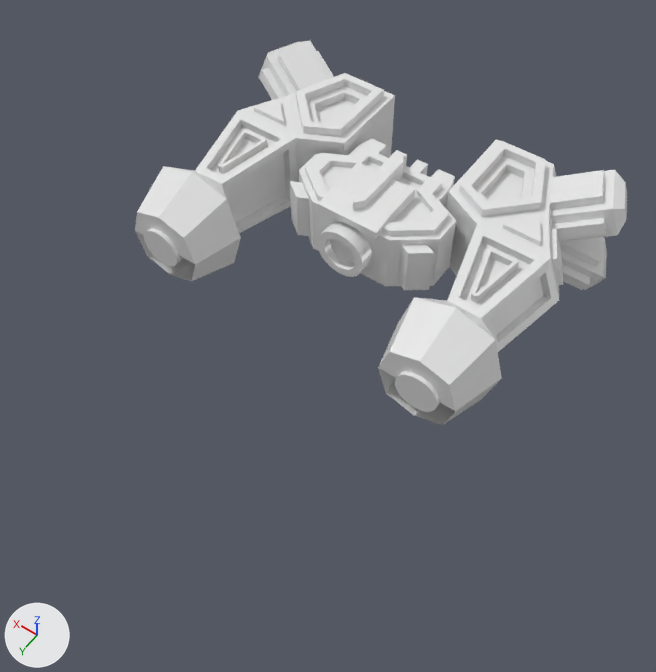
Renders of the OBJ model CSE125Group2Game/CSE125Group2Game/models/enemy/mainEnemyShip/enemyship.obj from each side of a commit.
The view is the same before and after, from a 50 mm lens placed at (-7.71, 12.24, 14.54), pointed at (-0.51, 2.15, -1.3). Lighting does not change. The marker at lower left points along +X, +Y and +Z. Where no turn or scale is listed for an object, it has been applied to the vertices. Vertices at the same position are counted once.

The first picture shows 'Body-camera_Cylinder.001', 'Body-helmet_Cube.002', 'Body_Cube.001', 'Left-arm-cylinder-difference_Cylinder.003', 'Left-arm_Cube.004', 'Right-arm_Cube.006'.
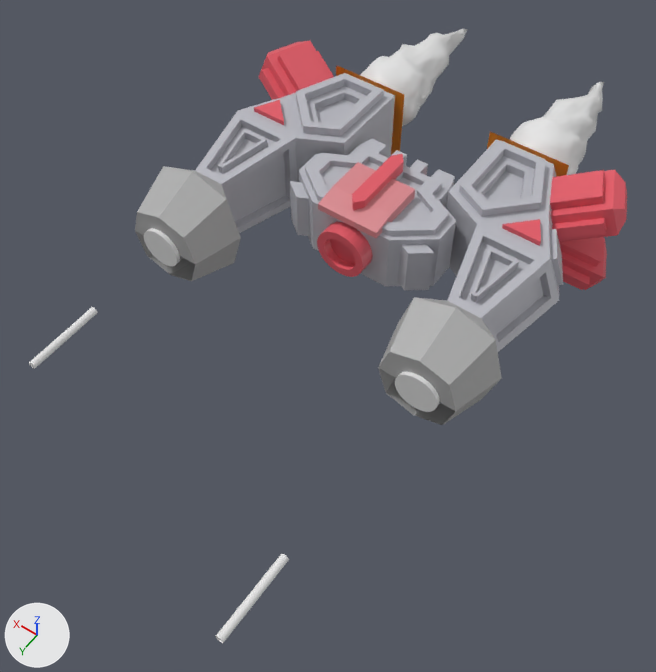
Pixel boxes (x1, y1, x2, y2) of what changed, in the pictures (656 x 672 px):
'flame_Icosphere.005', added
    after: (510, 82, 604, 175)
'flame.001_Icosphere.003', added
    after: (360, 29, 467, 126)
'Body-helmet_Cube.002', recoloured (white to pink)
    both: (318, 162, 415, 238)
'Body-camera_Cylinder.001', recoloured (grey to red)
    both: (317, 222, 372, 277)
'Laser2_Circle.001', added
    after: (215, 554, 289, 643)
'EmberEmitter.001_Plane.001', added
    after: (336, 65, 404, 155)
'Laser_Circle', added
    after: (29, 307, 98, 369)
'EmberEmitter_Plane', added
    after: (487, 132, 569, 177)
part 1 of me_body_cube_001, recoloured (white to grey)
    both: (290, 139, 456, 290)
part 2 of me_body_cube_001, recoloured (white to red)
    both: (352, 154, 404, 211)
part 3 of me_left_arm_cube_004, recoloured (white to grey)
    both: (446, 139, 563, 352)
part 4 of me_left_arm_cube_004, recoloured (white to grey)
    both: (378, 297, 502, 425)
part 5 of me_left_arm_cube_004, recoloured (white to red)
    both: (502, 170, 627, 290)
part 6 of me_right_arm_cube_006, recoloured (white to grey)
    both: (195, 73, 395, 233)
part 7 of me_right_arm_cube_006, recoloured (white to grey)
    both: (135, 166, 241, 281)
part 8 of me_right_arm_cube_006, recoloured (white to red)
    both: (254, 41, 334, 125)

Edits to the bpy script that builds the scene:
```text
Add mat_cockpit_body:
    mat_cockpit_body = principled_material('Cockpit-body')
    mat_cockpit_body.base_color = (0.476, 0.476, 0.522)  # light grey #b7b7bf
    mat_cockpit_body.roughness = 0.526
Add mat_silver:
    mat_silver = principled_material('Silver')
    mat_silver.base_color = (0.418, 0.418, 0.418)  # grey #adadad
    mat_silver.roughness = 0.526
Change me_body_camera_cylinder_001:
    where me_body_camera_cylinder_001.from_pydata(...)  # 160 vertices, 130 faces; spans x -0.607..0.607, y 0.629..1.002, z -0.607..0.607
    remove me_body_camera_cylinder_001.materials.append(mat_none)  # white #e7e7e7
    add me_body_camera_cylinder_001.materials.append(mat_wings)  # red #e05865
Change me_body_helmet_cube_002:
    where me_body_helmet_cube_002.from_pydata(...)  # 12 vertices, 10 faces; spans x -0.75..0.75, y -0.75..0.75, z 0.74..1.0
    remove me_body_helmet_cube_002.materials.append(mat_none)  # white #e7e7e7
    add me_body_helmet_cube_002.materials.append(mat_headplate)  # pink #d8878d
Change me_body_cube_001:
    where me_body_cube_001.from_pydata(...)  # 150 vertices, 129 faces, 4 loose edges; spans x -1.89..1.9, y -1.87..0.63, z -0.74..1.18
    me_body_cube_001 part 1: 113 faces spanning x -1.89..1.9, y -1.87..0.63, z -0.74..0.89 switch from mat_material_001 (white #e7e7e7) to mat_cockpit_body (light grey #b7b7bf)
    me_body_cube_001 part 2: 16 faces spanning x -0.69..0.16, y -1.87..0.53, z -0.74..1.18 switch from mat_material_001 (white #e7e7e7) to mat_wings (red #e05864)
Change me_left_arm_cube_004:
    where me_left_arm_cube_004.from_pydata(...)  # 396 vertices, 357 faces, 1 loose edge; spans x -4.83..-0.25, y -3.61..3.05, z -1.31..1.4
    me_left_arm_cube_004 part 3: 244 faces spanning x -4.49..-1.37, y -3.42..1.86, z -1.31..1.2 switch from mat_none (white #e7e7e7) to mat_cockpit_body (light grey #b7b7bf)
    me_left_arm_cube_004 part 4: 22 faces spanning x -4.48..-2.07, y 1.43..3.05, z -1.31..1.31 switch from mat_none (white #e7e7e7) to mat_silver (grey #adadad)
    me_left_arm_cube_004 part 5: 59 faces spanning x -4.83..-2.81, y -3.61..-0.8, z -1.29..1.4 switch from mat_none (white #e7e7e7) to mat_wings (red #e05864)
    add me_left_arm_cube_004.materials.append(mat_base)  # dark blue #344250
Change me_right_arm_cube_006:
    where me_right_arm_cube_006.from_pydata(...)  # 396 vertices, 357 faces, 1 loose edge; spans x 0.25..4.83, y -3.61..3.05, z -1.31..1.4
    me_right_arm_cube_006 part 6: 240 faces spanning x 1.37..4.49, y -3.42..1.43, z -1.12..1.2 switch from mat_none (white #e7e7e7) to mat_cockpit_body (light grey #b7b7bf)
    me_right_arm_cube_006 part 7: 26 faces spanning x 2.07..4.47, y 1.43..3.05, z -1.31..1.31 switch from mat_none (white #e7e7e7) to mat_silver (grey #adadad)
    me_right_arm_cube_006 part 8: 59 faces spanning x 2.8..4.83, y -3.61..-0.8, z -1.29..1.4 switch from mat_none (white #e7e7e7) to mat_wings (red #e05864)
    add me_right_arm_cube_006.materials.append(mat_armhead)  # dark grey #434347
Add me_emberemitter_plane:
    me_emberemitter_plane.from_pydata([(-3.09, -3.45, -1.06), (-1.09, -3.45, -1.06), (-3.09, -3.45, 0.94), (-1.09, -3.45, 0.94)], [], [(0, 1, 3, 2)])
    me_emberemitter_plane.materials.append(mat_material_004)  # orange #e78418
Add me_emberemitter_001_plane_001:
    me_emberemitter_001_plane_001.from_pydata([(3.24, -3.45, -1.06), (1.24, -3.45, -1.06), (3.24, -3.45, 0.94), (1.24, -3.45, 0.94)], [], [(0, 2, 3, 1)])
    me_emberemitter_001_plane_001.materials.append(mat_material_007)  # orange #e78418
Add ob_laser_circle:
    ob_laser_circle = bpy.data.objects.new('Laser_Circle', me_laser_circle)  # 64 vertices, 32 faces; spans x 3.14..3.31, y 5.24..6.99, z -0.08..0.08; in mat_laser (white #e7e7e7)
    ob_laser_circle.location = (0.0, 0.0, 0.0)
Add ob_laser2_circle_001:
    ob_laser2_circle_001 = bpy.data.objects.new('Laser2_Circle.001', me_laser2_circle_001)  # 64 vertices, 32 faces; spans x -3.37..-3.2, y 7.29..9.04, z -0.08..0.08; in mat_laser_001 (white #e7e7e7)
    ob_laser2_circle_001.location = (0.0, 0.0, 0.0)
Add ob_flame_icosphere_005:
    ob_flame_icosphere_005 = bpy.data.objects.new('flame_Icosphere.005', me_flame_icosphere_005)  # 642 vertices, 1280 faces; spans x -3.0..-1.18, y -8.25..-3.49, z -0.99..0.82; in mat_material_003 (white #e7e7e7)
    ob_flame_icosphere_005.location = (0.0, 0.0, 0.0)
Add ob_flame_001_icosphere_003:
    ob_flame_001_icosphere_003 = bpy.data.objects.new('flame.001_Icosphere.003', me_flame_001_icosphere_003)  # 642 vertices, 1280 faces; spans x 1.34..3.16, y -8.25..-3.49, z -0.99..0.82; in mat_material_001 (white #e7e7e7)
    ob_flame_001_icosphere_003.location = (0.0, 0.0, 0.0)
Add ob_emberemitter_plane:
    ob_emberemitter_plane = bpy.data.objects.new('EmberEmitter_Plane', me_emberemitter_plane)
    ob_emberemitter_plane.location = (0.0, 0.0, 0.0)
Add ob_emberemitter_001_plane_001:
    ob_emberemitter_001_plane_001 = bpy.data.objects.new('EmberEmitter.001_Plane.001', me_emberemitter_001_plane_001)
    ob_emberemitter_001_plane_001.location = (0.0, 0.0, 0.0)
```
